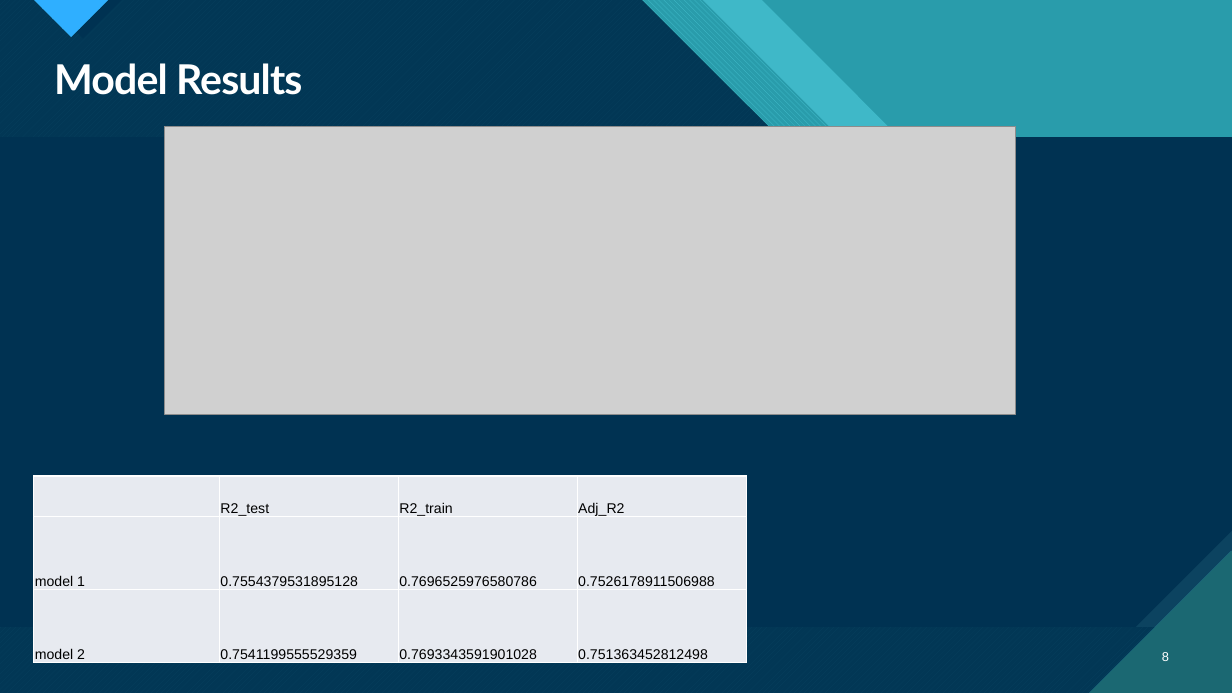
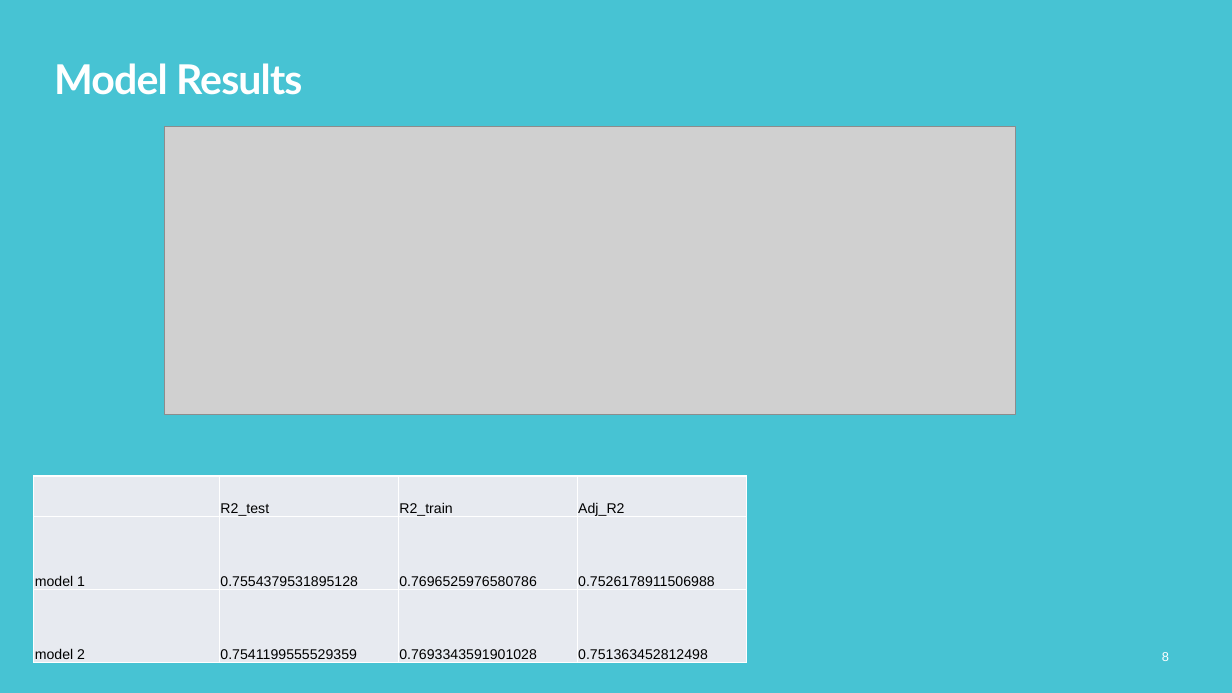
Before and after one commit to CrisQueCris/Houseprices, a slide deck: slide 8 of Final PresentationKC.pptx. Drawn at 1232x693 pixels with LibreOffice and Linux fonts; fonts in the diff are those of the drawing; grey boxes stand for pictures. Boxes give left, top, right and bottom in pixels: in the first picture for what was removed or moved away, otherwise in the second. Text is boxed around its words. In the diff, an @@ line names an element or a change of style, - is before the commit and + after.

```diff
--- a/Final PresentationKC.pptx
+++ b/Final PresentationKC.pptx
@@ rectangle removed at (0,0,1232,693) @@
@@ freeform shape removed at (0,0,1232,693) @@
@@ freeform shape removed at (0,0,1232,693) @@
@@ freeform shape removed at (0,0,1232,693) @@
@@ rectangle removed at (0,0,1232,693) @@
@@ freeform shape removed at (0,0,1232,693) @@
@@ freeform shape removed at (0,0,1232,693) @@
@@ freeform shape removed at (0,0,1232,693) @@
@@ freeform shape removed at (34,0,109,38) @@
@@ freeform shape removed at (34,0,109,38) @@
@@ freeform shape removed at (45,0,122,39) @@
@@ freeform shape removed at (61,0,1232,693) @@
@@ freeform shape removed at (61,0,1232,693) @@
@@ snip rect removed at (0,137,1232,627) @@
@@ snip rect removed at (0,137,1232,627) @@
@@ snip rect removed at (0,137,1232,627) @@
@@ freeform shape removed at (1090,551,1232,693) @@
@@ freeform shape removed at (1090,551,1232,693) @@
```
